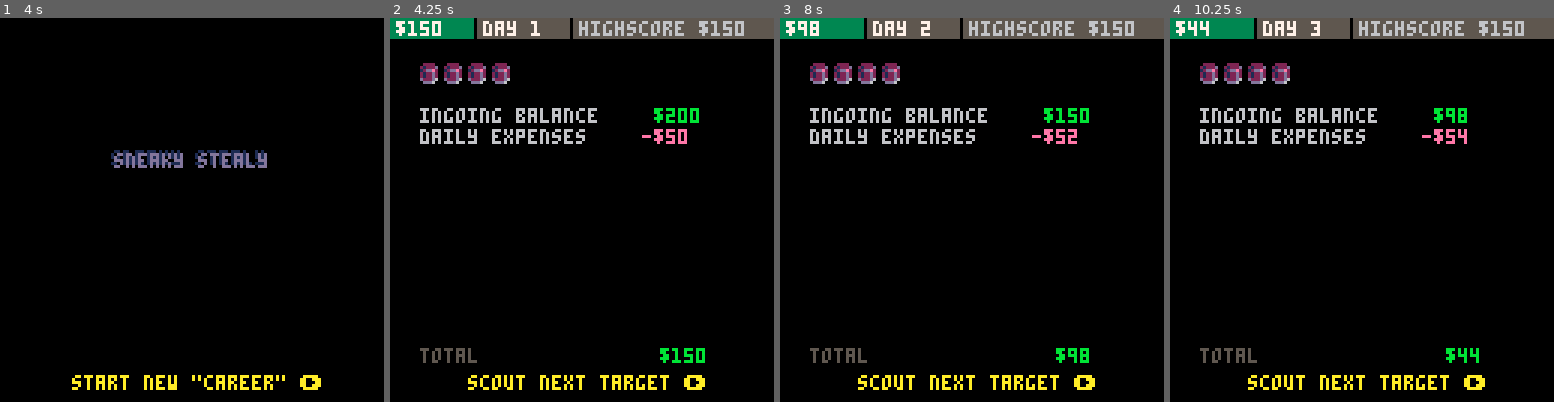
Above: before the commit, frames 1-4 (left to right).
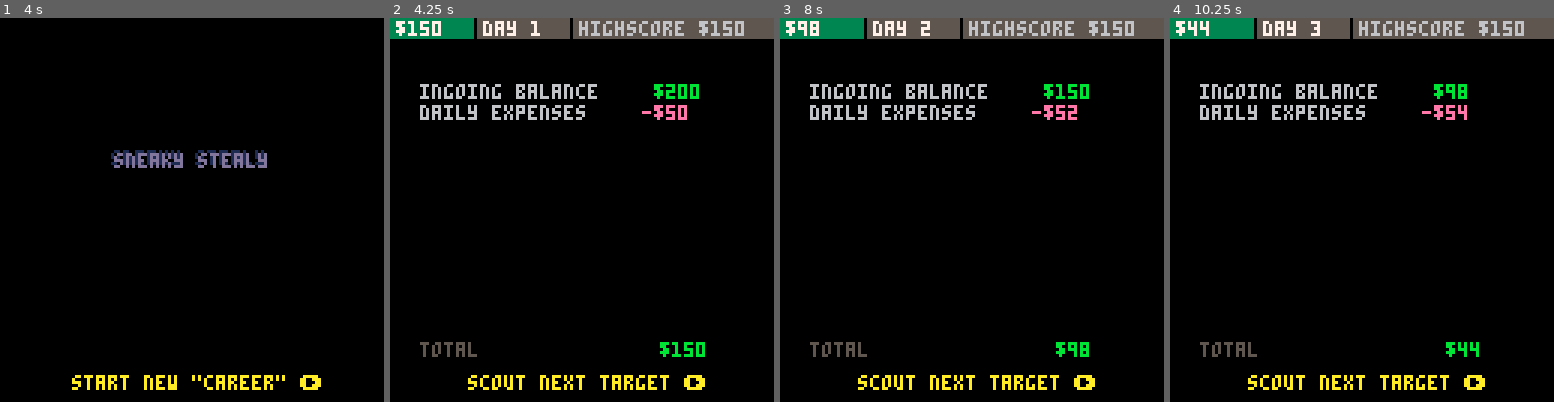
Above: after the commit, the same moments.

Repository: ironchestgames/pico-8-carts
Game: PICO-8 cartridge sneakystealy/v1.1/stealth.p8
Two runs of this game, one before a commit and one after it. Both use one fixed random seed, a clock stepped at 60 frames per second and the inputs below.
Inputs:
- Up to frame 1 (4 s): tap X (X key) at 0.33, 1.07, 1.85, 2.97 s; tap O (Z key) at 0.7, 1.7, 2.1, 2.5, 2.9, 3.3, 3.7 s; hold Right 1.6-2.1 s; hold Up 2.15-2.42 s; hold Right 2.47-3.03 s; hold Left 3.08-3.58 s; hold Down 3.63-3.97 s
- Up to frame 2 (4.25 s): hold Right from 4.02 s (still down); tap X (X key) at 4.08 s; tap O (Z key) at 4.1 s
- Up to frame 3 (8 s): tap O (Z key) every 0.4 s from 4.5 to 7.7 s; release Right at 4.68 s; hold Up 4.73-5.03 s; hold Left 5.08-5.68 s; tap X (X key) at 5.2, 6.32, 7.43 s; hold Down 5.73-6.03 s; hold Right 6.08-6.58 s; hold Right 6.63-7.13 s; hold Up 7.18-7.45 s; hold Right from 7.5 s (still down)
- Up to frame 4 (10.25 s): release Right at 8.07 s; tap O (Z key) every 0.4 s from 8.1 to 10.1 s; hold Left 8.12-8.62 s; tap X (X key) at 8.55, 9.67 s; hold Down 8.67-9 s; hold Right 9.05-9.72 s; hold Up 9.77-10.07 s; hold Left from 10.12 s (still down)

Frame 1 is identical in both runs. In frame 2, 5.0% of the frame differs, in the area x 7-83%, y 11-90%; in frame 3, 4.9%; in frame 4, 4.7%.

Commit message:
stealth - remove wantedness

Diff:
--- a/sneakystealy/v1.1/stealth.p8
+++ b/sneakystealy/v1.1/stealth.p8
@@ -21,13 +21,13 @@
 
 todo
 
-- remove wantedness
-
 - fix camcontrol power off bug
 
 - unescape
 
 - remove fog for when turning off camera in camcontrol
+
+- fix splash text for pico 0.2.2
 
 - increase chance of locked doors to room with safe?
 
@@ -128,9 +128,7 @@
  msgcols,
  fog,
  arslen,
- policet,
- wantedness,
- seenaddend={
+ policet={
   s2t'.x;1;.y;0;.dx;1;.dy;1;', -- fogdirs
   s2t'.x;1;.y;0;.dx;1;.dy;-1;',
   s2t'.x;-1;.y;0;.dx;-1;.dy;1;',
@@ -161,9 +159,7 @@
  {s2t'6;13;',s2t'9;10;'}, -- msgcols
  {}, -- fog
  1023, -- arslen, note: 32*32-1
- 0, -- policet
- 0, -- wantedness
- 0 -- seenaddend
+ 0 -- policet
 
 
 -- helper funcs
@@ -1197,7 +1193,7 @@
 
 local function initgame()
  poke(0x5f5c,5) -- note: set auto-repeat delay for btnp
- msgs,tick,alertlvl,seenaddend,seent={},0,1,-1
+ msgs,tick,alertlvl={},0,1
  local _playwalksfx
  _update=function()
   tick-=1
@@ -1607,12 +1603,6 @@
   -- intruder alert
   for _p in all(players) do
    if light[_p.y*32+_p.x] == 1 then
-    if not seent then
-     seenaddend,seenx,seeny,seent=1,_p.x*4-2,_p.y*4-8,60
-     if wantedness >= 3 then
-      add(msgs,{_p.x,_p.y-1,'we\'ve seen your face now!',2})
-     end
-    end
     setalertlvl2('intruder alert!',_p.x,_p.y)
    end
   end
@@ -1856,14 +1846,6 @@
   --  end
   -- end
 
-  -- draw seen icons
-  if seent and seent > 0 then
-   seent-=1
-   if seent%8 > 4 then
-    spr(246,seenx,seeny)
-   end
-  end
-
   -- draw messages
   local _coli=1
   if tick%8 >= 4 then
@@ -1909,7 +1891,6 @@
  palt(0)
  palt(15,false)
  palt(11,true)
- wantedness,seenaddend=3,0
 
  -- sort players on x
  if #players == 2 and players[1].x > players[2].x then
@@ -2047,14 +2028,6 @@
  local _msg='scout next target \x91'
  if dget(1) < 0 then
   _msg='no cash! start over \x91'
- end
-
- wantedness=mid(0,wantedness+seenaddend,4)
- seenaddend=-1
- dset(3,wantedness)
- local _recognised=wantedness == 4
- if _recognised then
-  _msg='dare to scout next target... \x91'
  end
 
  -- init players
@@ -2076,9 +2049,7 @@
 
  _update=function()
   if btnp(1) then
-   if _recognised then
-    initpolice()
-   elseif _cash < 0 then
+   if _cash < 0 then
     dset(2,0)
     initsplash()
    else
@@ -2090,15 +2061,7 @@
  _draw=function()
   cls()
 
-  if _recognised and flr(t()*2)%2 == 1 then
-   print('wanted',46,16,8)
-  end
-
-  for _i=0,3 do
-   spr(244+mid(0,wantedness-_i,1),9+_i*8,15)
-  end
-
-  local _offy=30
+  local _offy=22
   for _r in all(_rows) do
    print(_r[1],10,_offy,6)
    local _r2,_col,_offx='$'.._r[2],11,0
@@ -2109,14 +2072,14 @@
    _offy+=7
   end
 
-  print('total',10,110,5)
+  print('total',10,108,5)
 
   local _col=11
   if _cash < 0 then
    _col=14
   end
   local _s='$'.._cash
-  print(_s,98-#_s*2,110,_col)
+  print(_s,98-#_s*2,108,_col)
 
   print(_msg,64-#_msg*2,119,10)
 
@@ -2139,8 +2102,6 @@
  if dget(2) == 0 then -- day
 
   dset(1,200) -- cash
-  dset(3,0) -- wantedness
-  wantedness=0
   _msg='start new "career" \x91'
  end
 
